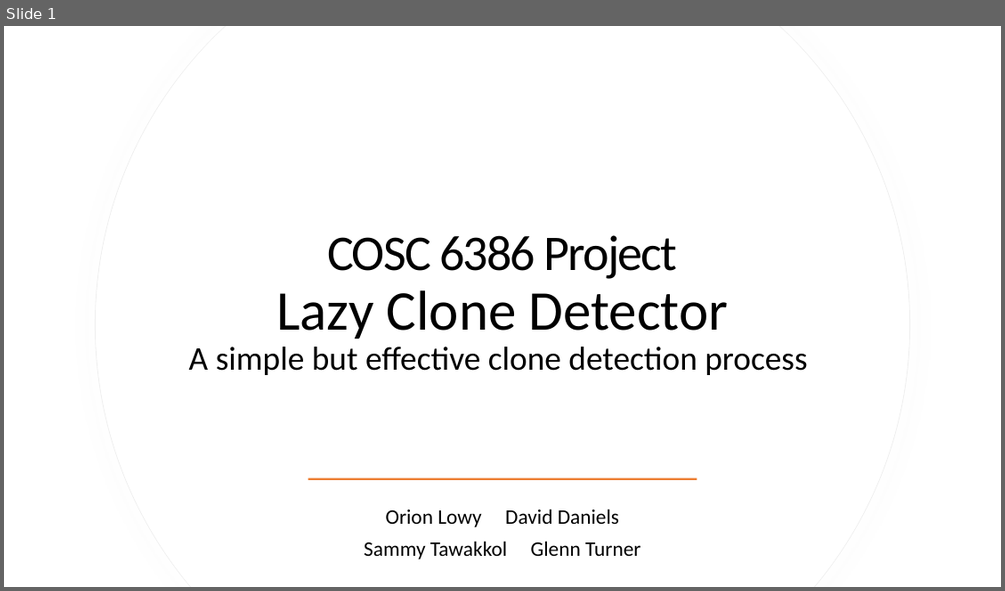
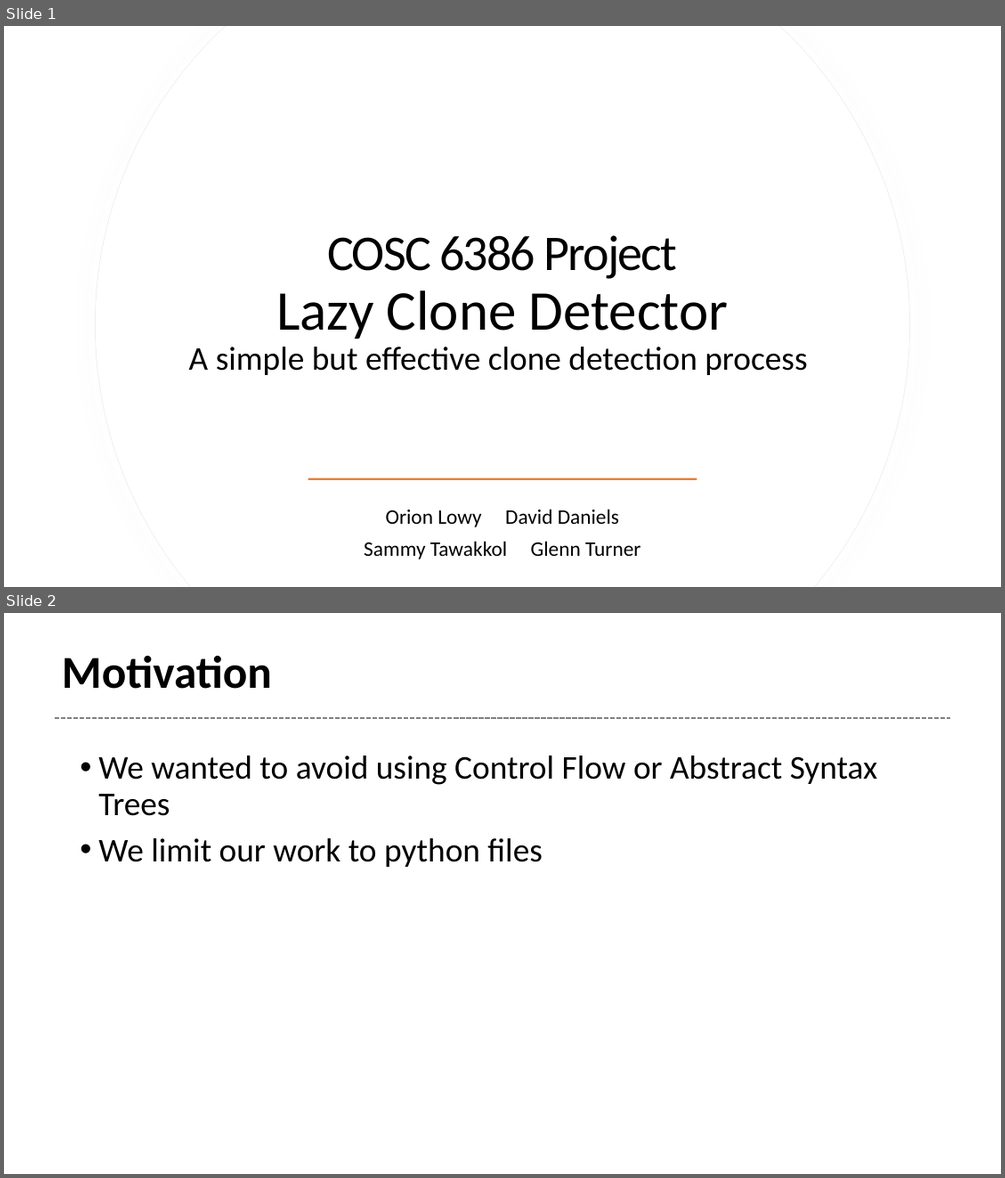
Before and after one commit to Tetricz/CodeCloneDetector, a slide deck: presentation.pptx. Shown one above the other, each under a label of ours: slide 1 before the commit, slides 1 and 2 after it. The pictures are 1005x591 and 1005x1178 pixels, drawn with LibreOffice and Linux fonts; fonts in the diff are those of the drawing. Boxes give left, top, right and bottom in pixels: in the first picture for what was removed or moved away, otherwise in the second. Text is boxed around its words. In the diff, an @@ line names an element or a change of style, - is before the commit and + after.

```diff
--- a/presentation.pptx
+++ b/presentation.pptx
@@ slide 2 added at [4, 613, 1001, 1174], background #FFFFFF @@
@@ title added at [62, 656, 272, 689], 44 pt, text #000000, bold @@
+Motivation
@@ line added from (54, 718) to (950, 718), #808080 1.5 pt dashed @@
@@ text added at [98, 755, 878, 867], 32 pt, text #000000 @@
+• We wanted to avoid using Control Flow or Abstract Syntax Trees
+• We limit our work to python files
```
Also in this commit, not shown: 3 slides changed, 2 other slides added, 1 slide removed.
